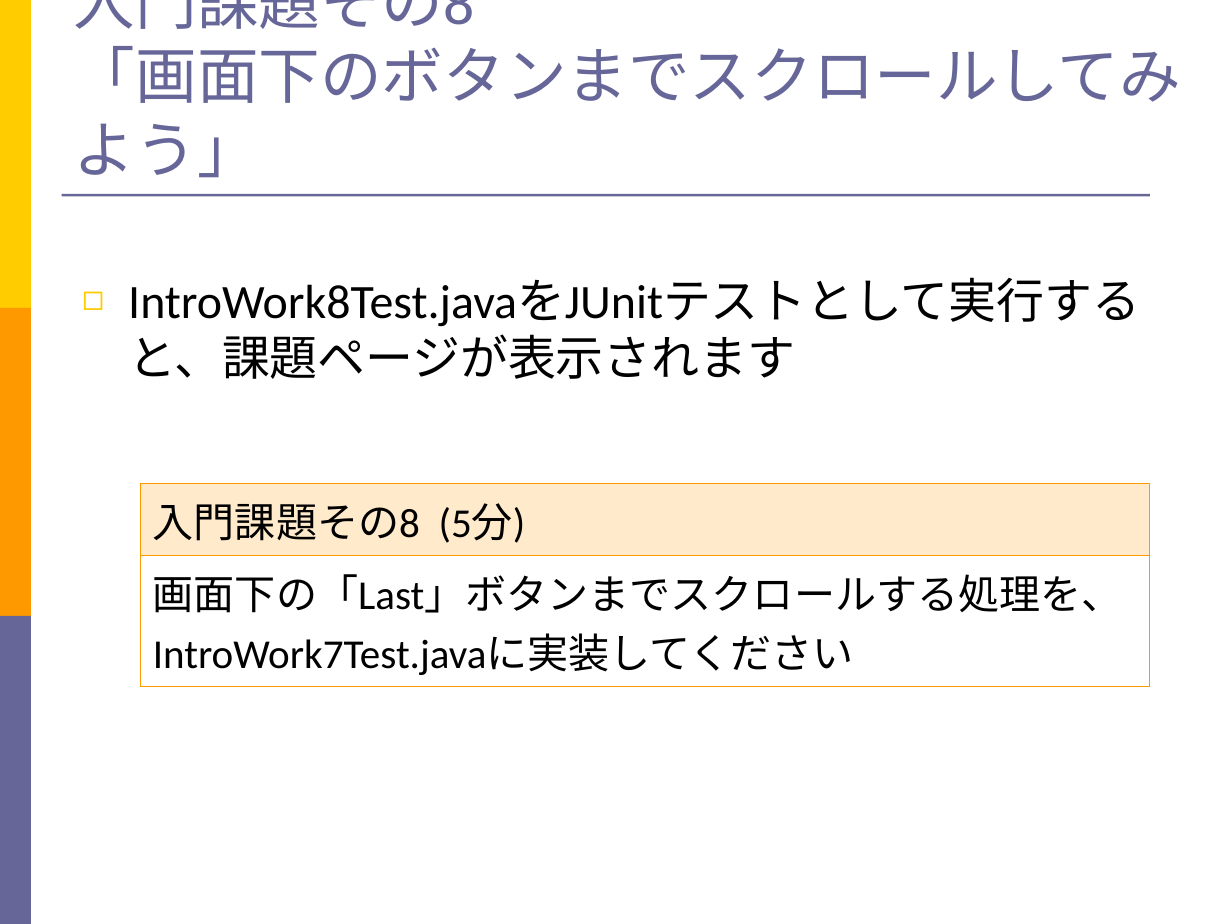
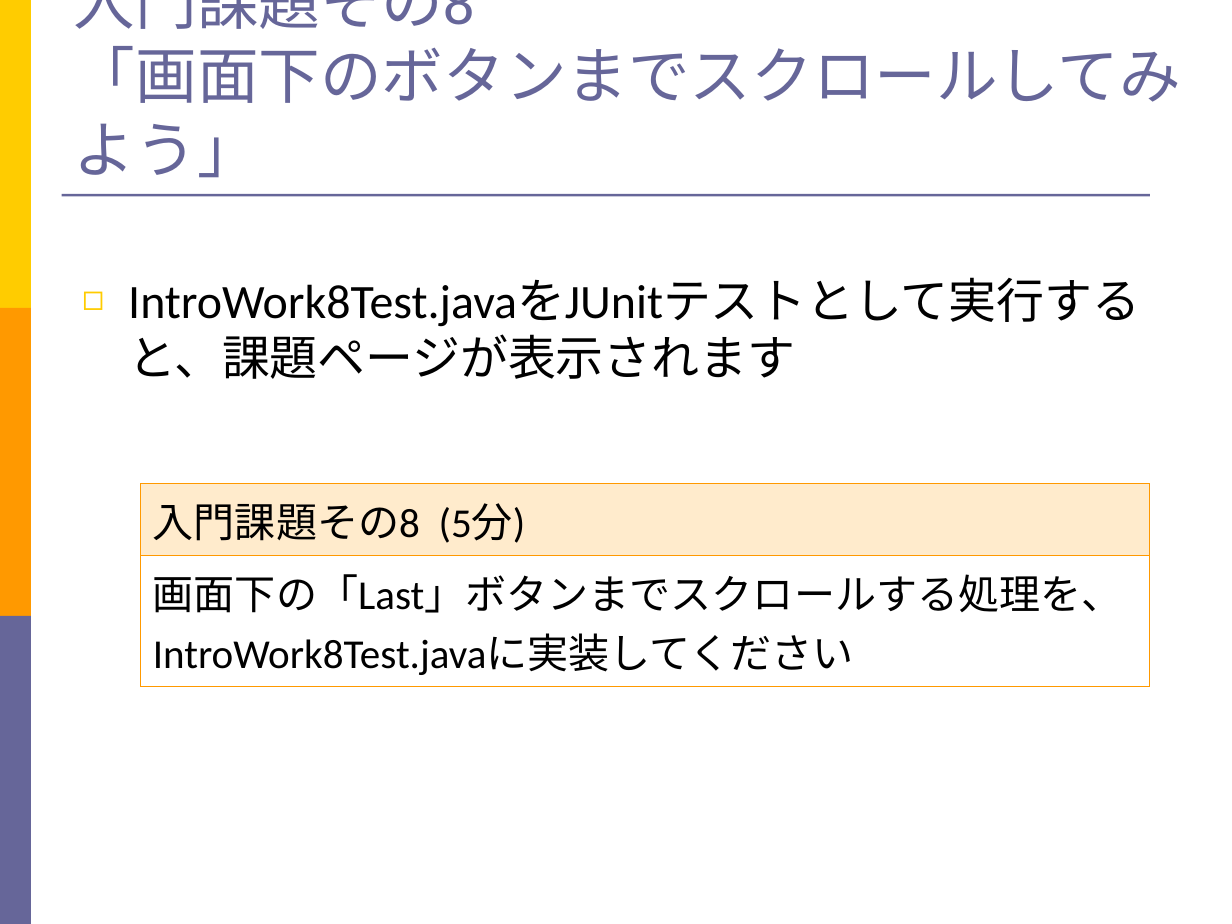
Before and after one commit to takuY-U2/STARHotel, a slide deck: slide 34 of docs/Slide.ppt. Drawn at 1232x924 pixels with LibreOffice and Linux fonts; fonts in the diff are those of the drawing. Boxes give left, top, right and bottom in pixels: in the first picture for what was removed or moved away, otherwise in the second. Text is boxed around its words. In the diff, an @@ line names an element or a change of style, - is before the commit and + after.

Commit message:
add intro9 for Wait.until

```diff
--- a/docs/Slide.ppt
+++ b/docs/Slide.ppt
@@ table at bbox=[140, 483, 1149, 679] @@
-row 2, column 1: 画面下の「Last」ボタンまでスクロールする処理を、IntroWork7Test.javaに実装してください
+row 2, column 1: 画面下の「Last」ボタンまでスクロールする処理を、IntroWork8Test.javaに実装してください
```
Also in this commit, not shown: 3 other slides changed, 3 slides added, 5 other files.
